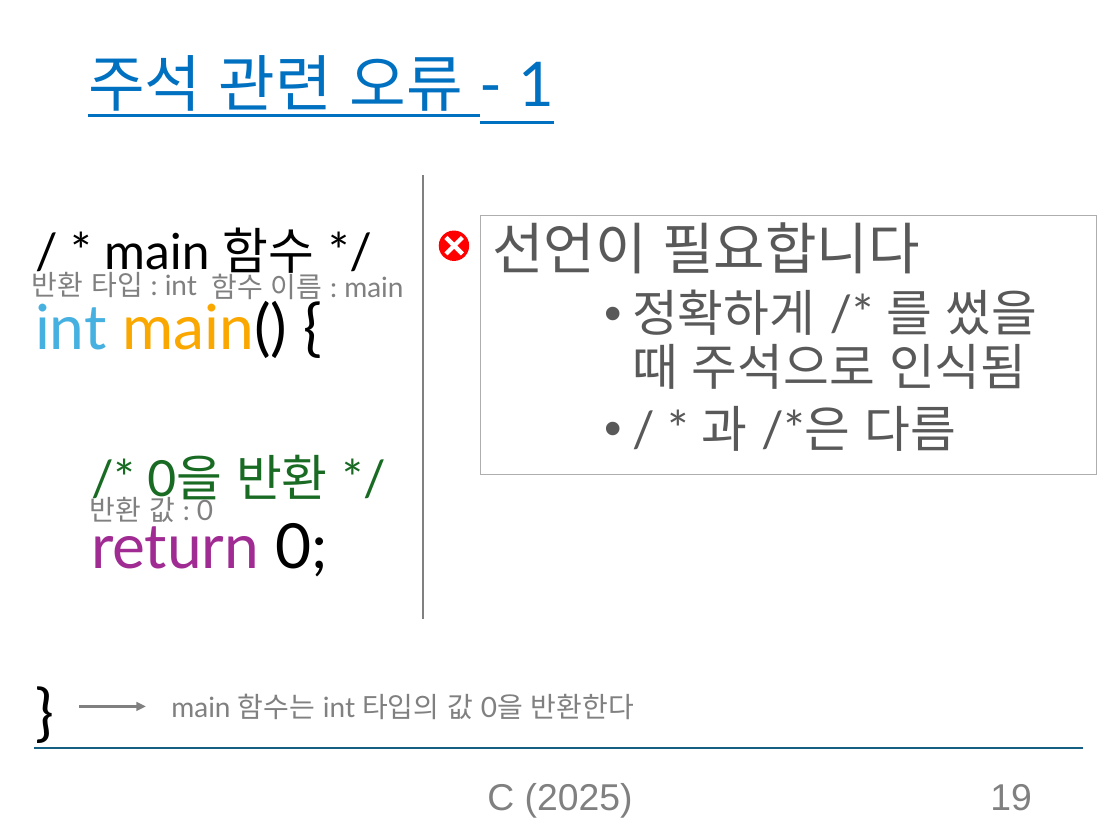
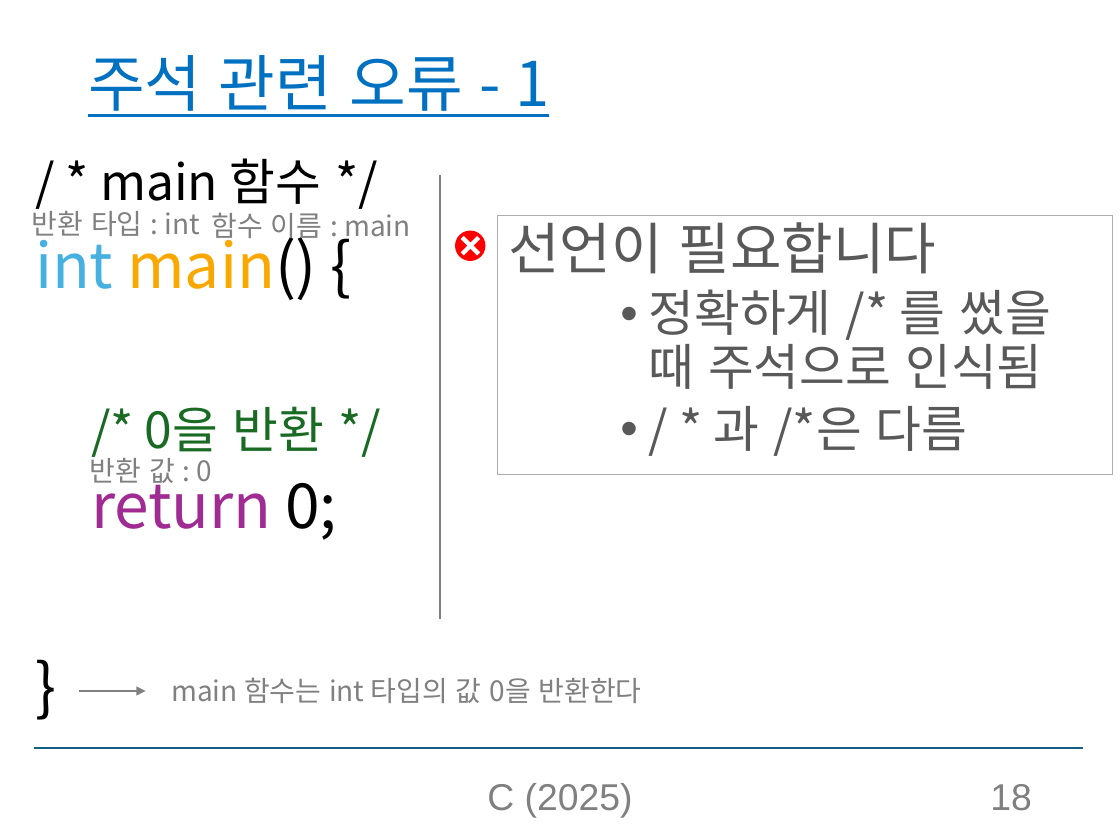
Before and after one commit to sunny1013/Computer-Programming-and-Practice-2025-1, a slide deck: slide 18 of C소개_실습제외.pptx (slide 19 before the commit). Drawn at 1120x840 pixels with LibreOffice and Linux fonts; fonts in the diff are those of the drawing. Boxes give left, top, right and bottom in pixels: in the first picture for what was removed or moved away, otherwise in the second. Text is boxed around its words. In the diff, an @@ line names an element or a change of style, - is before the commit and + after.

```diff
--- a/C소개_실습제외.pptx
+++ b/C소개_실습제외.pptx
@@ text "/ * main 함수 */" at (x1=35, y1=158, x2=337, y2=540): font Lato to Noto Sans CJK KR; line spacing 0.9 to 1 @@
@@ line moved from (422, 176) - (422, 619) to (440, 176) - (440, 619) @@
@@ text "반환 타입 : int" moved from (x1=32, y1=267, x2=197, y2=297) to (x1=32, y1=206, x2=200, y2=242) @@
@@ font Lato to Noto Sans CJK KR in 6 elements at (x1=88, y1=55, x2=549, y2=117), (x1=497, y1=215, x2=1112, y2=475), (x1=171, y1=677, x2=642, y2=703), (x1=90, y1=453, x2=213, y2=489), (x1=32, y1=206, x2=200, y2=242), (x1=211, y1=208, x2=410, y2=244) @@
@@ text "함수 이름 : main" moved from (x1=211, y1=269, x2=403, y2=305) to (x1=211, y1=208, x2=410, y2=244) @@
@@ 1 rectangle, 1 ellipse, 1 plus moved together from (x1=438, y1=215, x2=1095, y2=475) to (x1=454, y1=215, x2=1112, y2=475) @@
@@ text "반환 값 : 0" moved from (x1=90, y1=492, x2=213, y2=528) to (x1=90, y1=453, x2=213, y2=489) @@
@@ text "main 함수는 int 타입의 값 ..." moved from (x1=171, y1=693, x2=634, y2=719) to (x1=171, y1=677, x2=642, y2=703) @@
@@ arrow moved from (78, 707) - (146, 707) to (78, 691) - (146, 691) @@
@@ page number at (x1=990, y1=784, x2=1031, y2=811): text changed @@
-19
+18
```
Also in this commit, not shown: 104 other slides changed, 1 slide removed.
